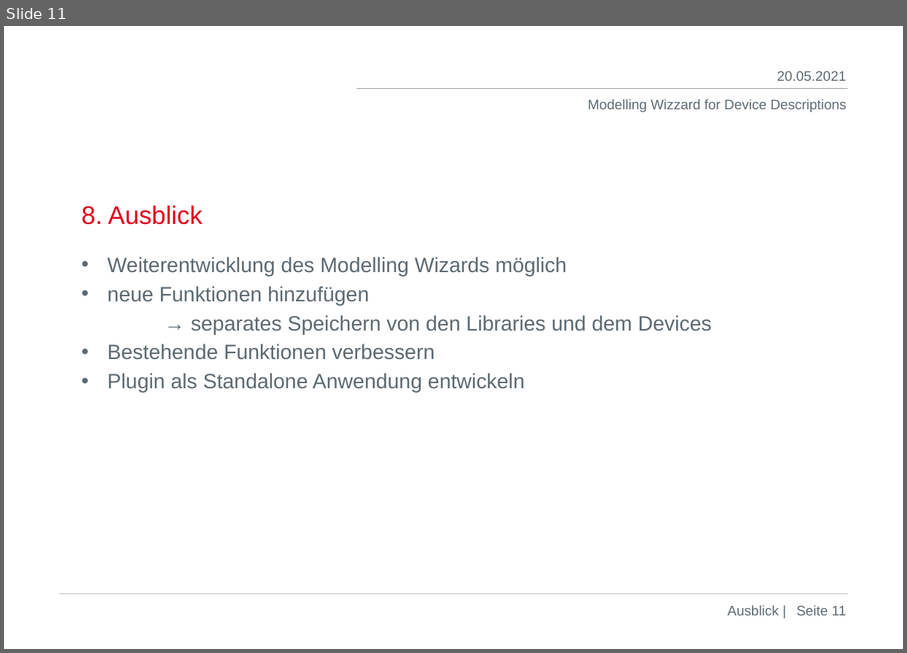
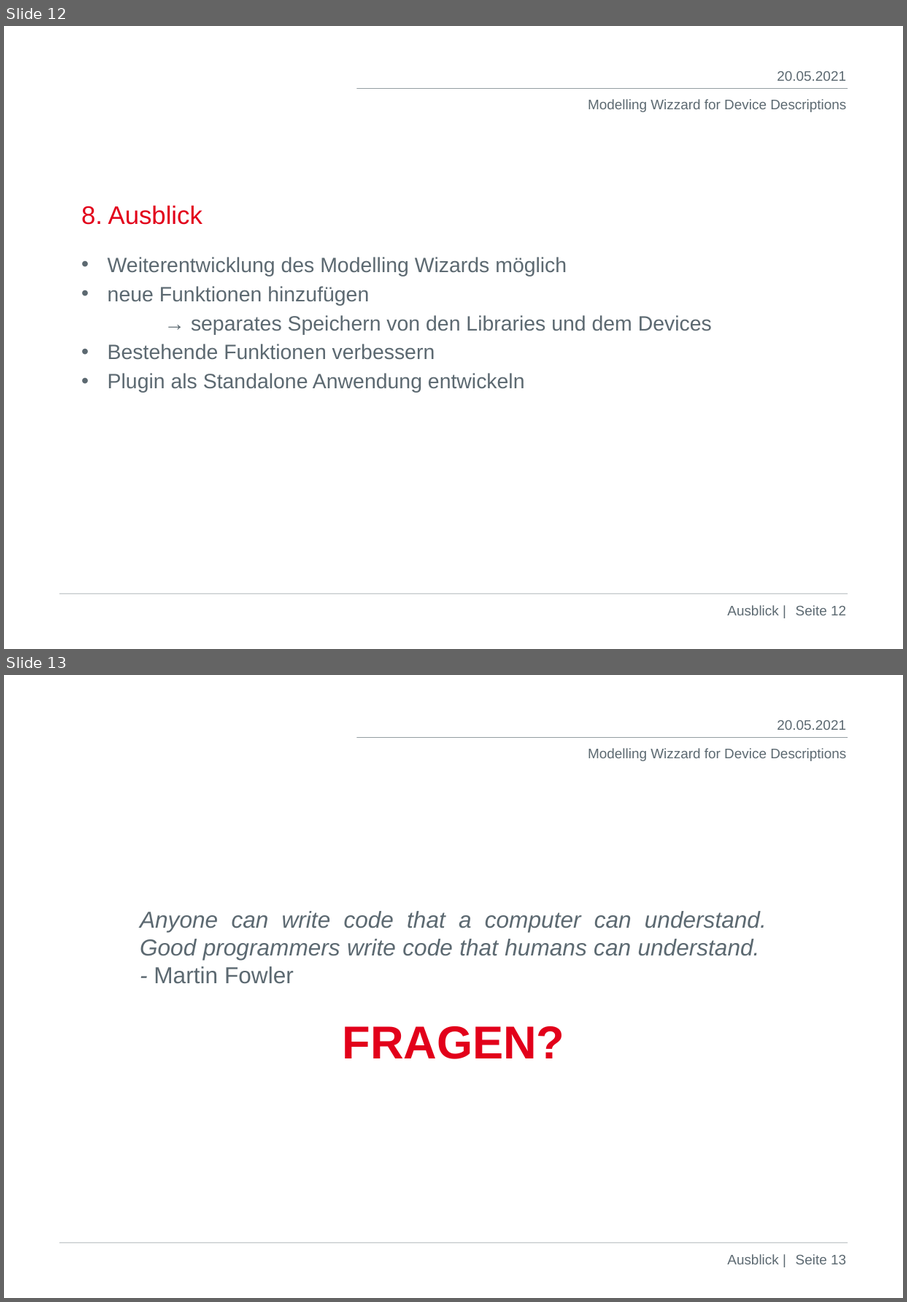
Before and after one commit to DekaAthlos/TINF19C-ModellingWizard, a slide deck: Projektleiter/Prasentation_4.Semester.pptx. Shown one above the other, each under a label of ours: slide 11 before the commit, slides 12 and 13 after it. The pictures are 907x653 and 907x1302 pixels, drawn with LibreOffice and Linux fonts; fonts in the diff are those of the drawing; background and template pictures are left out. Boxes give left, top, right and bottom in pixels: in the first picture for what was removed or moved away, otherwise in the second. Text is boxed around its words. In the diff, an @@ line names an element or a change of style, - is before the commit and + after.

```diff
--- a/Projektleiter/Prasentation_4.Semester.pptx
+++ b/Projektleiter/Prasentation_4.Semester.pptx
@@ slide 13 added at box(4, 675, 903, 1298), background #FFFFFF; not listed: 3 template elements that a slide beside it also shows @@
@@ text added at box(777, 720, 846, 730), 12 pt, text #5C6971 @@
+20.05.2021
@@ text added at box(140, 911, 767, 984), 20 pt, text #5C6971, italic @@
+Anyone can write code that a computer can understand. Good programmers write code that humans can understand. - Martin Fowler
@@ title added at box(342, 1026, 565, 1059), 40 pt, text #E2001A, bold @@
+FRAGEN?
@@ text added at box(727, 1254, 779, 1264), 12 pt, text #5C6971 @@
+Ausblick |
@@ page number added at box(796, 1254, 846, 1264), 12 pt, text #5C6971 @@
+Seite 13
@@ what was slide 11 is now slide 12 @@
@@ page number at box(796, 605, 846, 615): text changed @@
-Seite 11
+Seite 12
```
Also in this commit, not shown: 6 slides changed, 1 other slide added.
